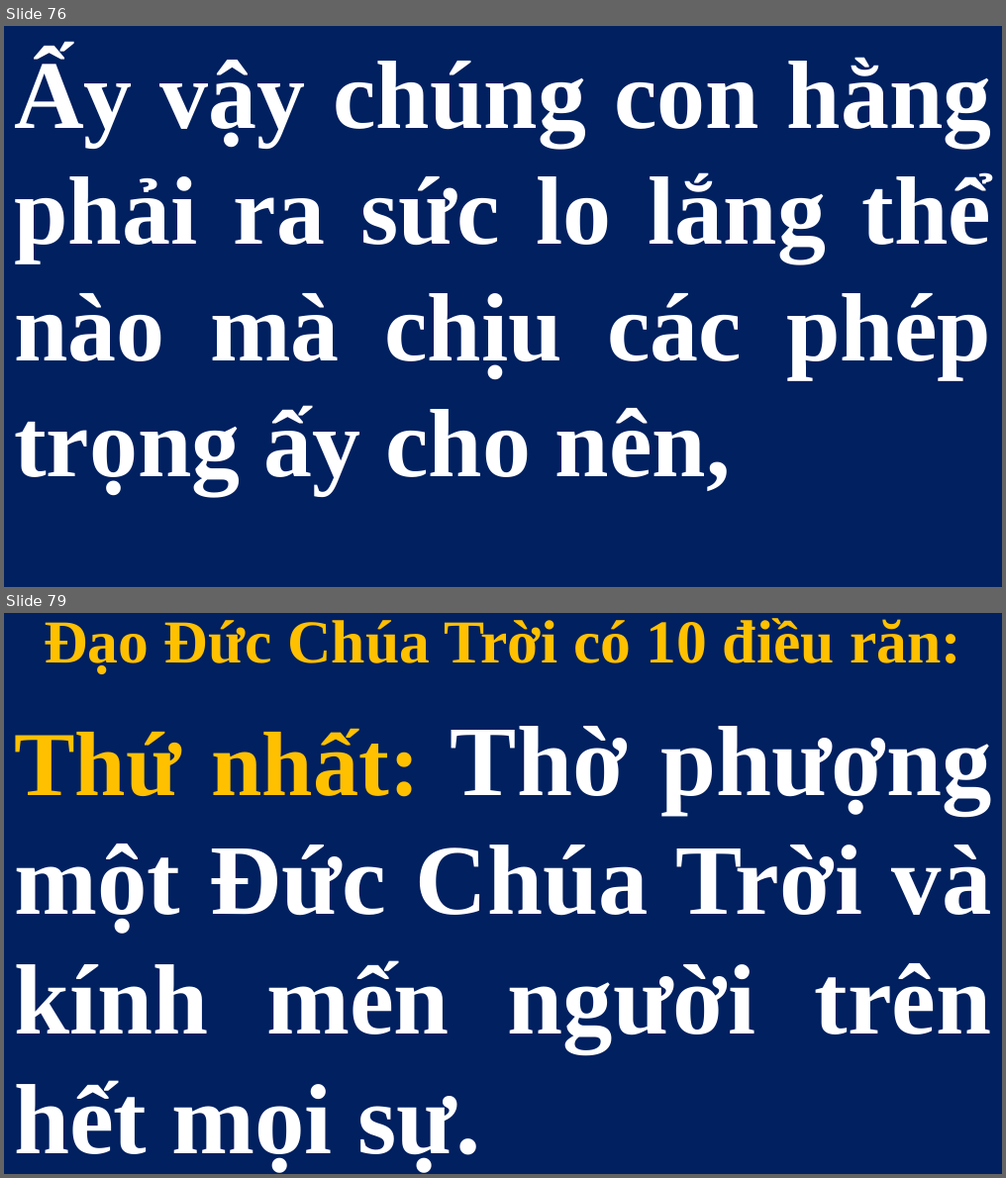
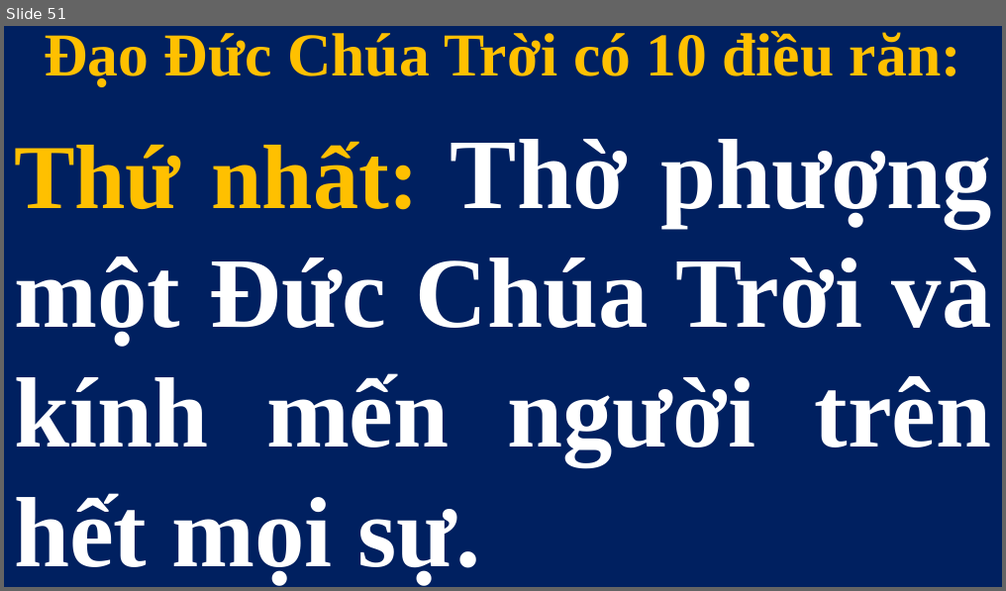
Before and after one commit to lythanhngodev64/SlideLe, a slide deck: Slide/Thứ Bảy - CN-26-TN 2026.pptx. Shown one above the other, each under a label of ours: slides 76 and 79 before the commit, slide 51 after it; the slides between them are not shown. The pictures are 1006x1178 and 1006x591 pixels, drawn with LibreOffice and Linux fonts; fonts in the diff are those of the drawing. Boxes give left, top, right and bottom in pixels: in the first picture for what was removed or moved away, otherwise in the second. Text is boxed around its words. In the diff, an @@ line names an element or a change of style, - is before the commit and + after.

```diff
--- a/Slide/Thứ Bảy - CN-26-TN 2026.pptx
+++ b/Slide/Thứ Bảy - CN-26-TN 2026.pptx
@@ slide 76 removed at <box>4,26,1002,587</box>, background #FFFFFF @@
@@ subtitle removed at <box>4,26,1002,586</box> @@
-Ấy vậy chúng con hằng phải ra sức lo lắng thể nào mà chịu các phép trọng ấy cho nên,
@@ what was slide 79 is now slide 51 @@
```
Also in this commit, not shown: 27 other slides removed.
